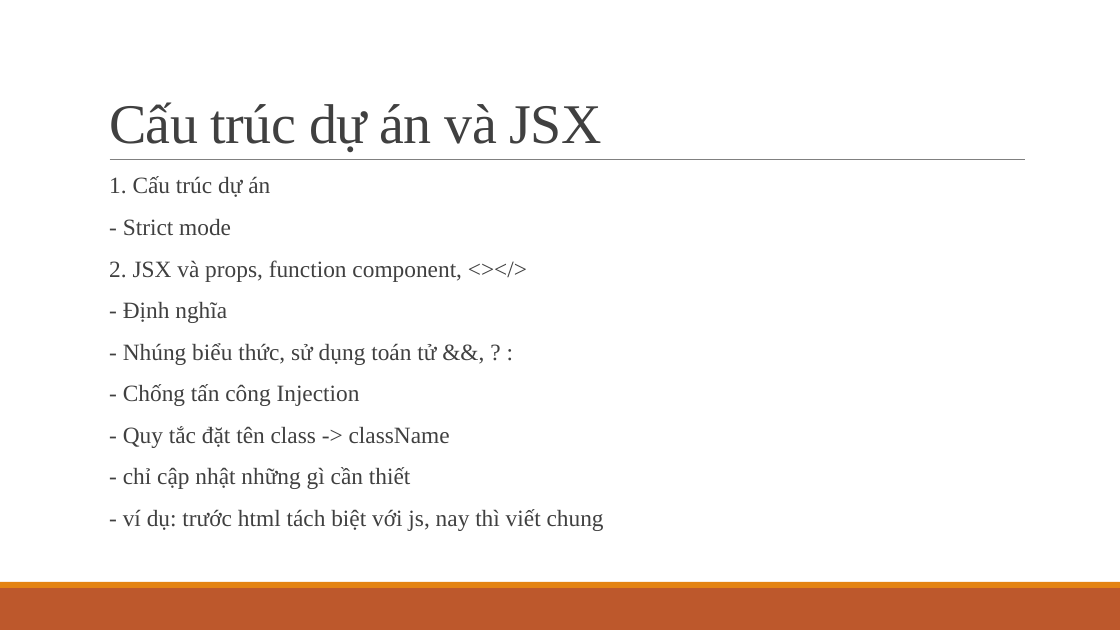
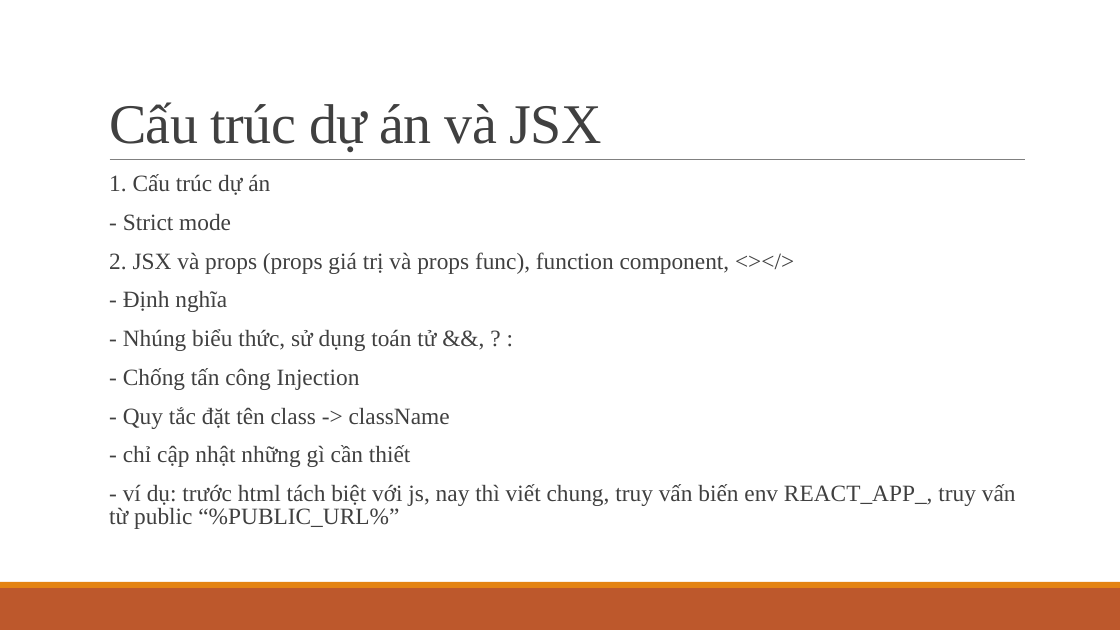
Before and after one commit to ddinhftieens/tranning-react, a slide deck: slide 4 of react_ts.pptx. Drawn at 1120x630 pixels with LibreOffice and Linux fonts; fonts in the diff are those of the drawing. Boxes give left, top, right and bottom in pixels: in the first picture for what was removed or moved away, otherwise in the second. Text is boxed around its words. In the diff, an @@ line names an element or a change of style, - is before the commit and + after.

```diff
--- a/react_ts.pptx
+++ b/react_ts.pptx
@@ text at (x1=109, y1=174, x2=450, y2=467): line spacing 0.9 to 0.8 @@
@@ text at (x1=109, y1=252, x2=730, y2=274): text changed @@
-  2. JSX và props, function component, <></>
+  2. JSX và props (props giá trị và props func), function component, <></>
@@ text at (x1=109, y1=484, x2=1016, y2=529): text changed @@
-  - ví dụ: trước html tách biệt với js, nay thì viết chung
+  - ví dụ: trước html tách biệt với js, nay thì viết chung, truy vấn biến env REACT_APP_, truy vấn từ public “%PUBLIC_URL%”
```
Also in this commit, not shown: 1 other slide changed, 1 slide added, 1 slide removed, 2 other files.
